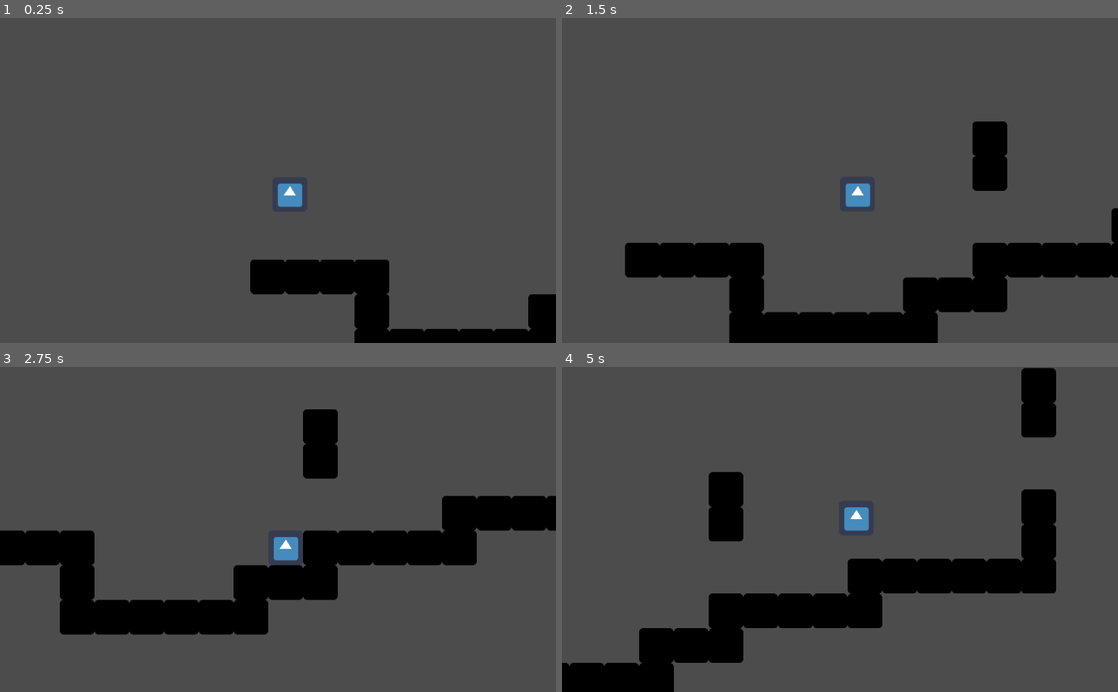
Above: before the commit, frames 1-4 (two rows, left to right).
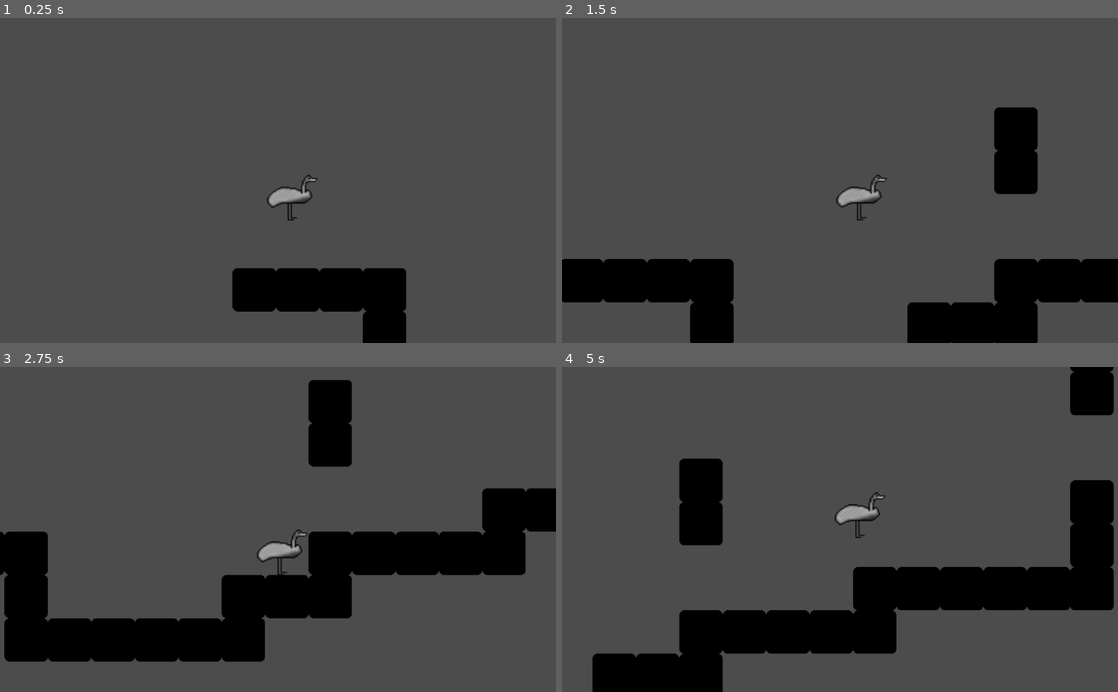
Above: after the commit, the same moments.

Repository: rpromerov/Patformer
Game: Godot game, scene res://World.tscn
Same seed, same stepped clock (60 frames per second), same inputs: the game is played once before the commit and once after it. The engine's default icon, where the game draws it, is replaced by a stand-in: a white triangle on a blue panel in a dark square.
Inputs:
- Up to frame 1 (0.25 s): no input
- Up to frame 2 (1.5 s): hold Right (ui_right) from 0.53 s (still down); tap Up (ui_up) at 0.77 s
- Up to frame 3 (2.75 s): tap Up (ui_up) at 1.52 s; release Right (ui_right) at 2.03 s; hold Left (ui_left) from 2.03 s (still down)
- Up to frame 4 (5 s): release Left (ui_left) at 2.78 s; hold Right (ui_right) 2.78-4.28 s; tap Up (ui_up) at 3.02, 3.77, 4.52 s; hold Left (ui_left) from 4.28 s (still down)

The runs differ from the first frame. In frame 1, 5.0% of the frame differs, in the area x 41-100%, y 48-100%; in frame 2, 18%; in frame 3, 16%; in frame 4, 19%, in the area x 0-100%, y 0-100%.

Commit message:
Emu graphics

Diff:
--- a/World.tscn
+++ b/World.tscn
@@ -1,12 +1,13 @@
-[gd_scene load_steps=5 format=2]
+[gd_scene load_steps=6 format=2]
 
 [ext_resource path="res://KinematicBody2D.gd" type="Script" id=1]
-[ext_resource path="res://icon.png" type="Texture" id=2]
+[ext_resource path="res://emu1.png" type="Texture" id=2]
+[ext_resource path="res://icon.png" type="Texture" id=3]
 
 [sub_resource type="RectangleShape2D" id=1]
 
 custom_solver_bias = 0.0
-extents = Vector2( 13, 13 )
+extents = Vector2( 10.3782, 9.04886 )
 
 [sub_resource type="RectangleShape2D" id=2]
 
@@ -17,7 +18,8 @@
 
 [node name="KinematicBody2D" type="KinematicBody2D" parent="." index="0"]
 
-position = Vector2( 160, 128 )
+position = Vector2( 176, 144.358 )
+scale = Vector2( 1.5, 1.4888 )
 input_pickable = false
 collision_layer = 1
 collision_mask = 1
@@ -30,7 +32,10 @@
 
 [node name="Sprite" type="Sprite" parent="KinematicBody2D" index="0"]
 
+position = Vector2( 0.150537, -0.113647 )
+scale = Vector2( 1.00418, 0.975884 )
 texture = ExtResource( 2 )
+_sections_unfolded = [ "Animation", "Material", "Pause", "Region", "Visibility" ]
 
 [node name="CollisionShape2D" type="CollisionShape2D" parent="KinematicBody2D" index="1"]
 
@@ -43,7 +48,7 @@
 anchor_mode = 1
 rotating = false
 current = true
-zoom = Vector2( 1, 1 )
+zoom = Vector2( 0.8, 0.8 )
 limit_left = -10000000
 limit_top = -10000000
 limit_right = 10000000
--- a/project.godot
+++ b/project.godot
@@ -14,6 +14,17 @@
 run/main_scene="res://World.tscn"
 config/icon="res://icon.png"
 
+[debug]
+
+settings/stdout/print_fps=true
+
+[memory]
+
+limits/stdout/print_fps=false
+limits/fullsize=true
+
 [rendering]
 
+quality/shadows/filter_mode=0
 environment/default_environment="res://default_env.tres"
+threads/shadows/filter_mode=1
Not shown: 32 places in World.tscn that only renumber resources
Binary file added: emu1.png
Not shown, added: emu1.png.import
